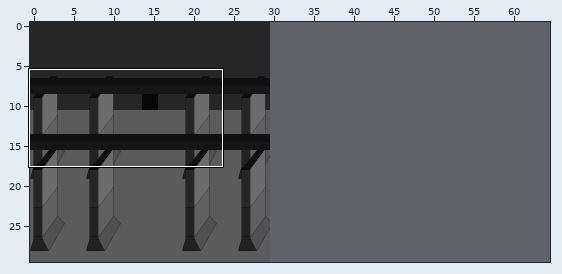
A Tiled map (JSON) gets an edit: assets/maps/largechamber.tmj. The picture above shows the old version from afar; the outline marks the close-up.
Close-up. Before:
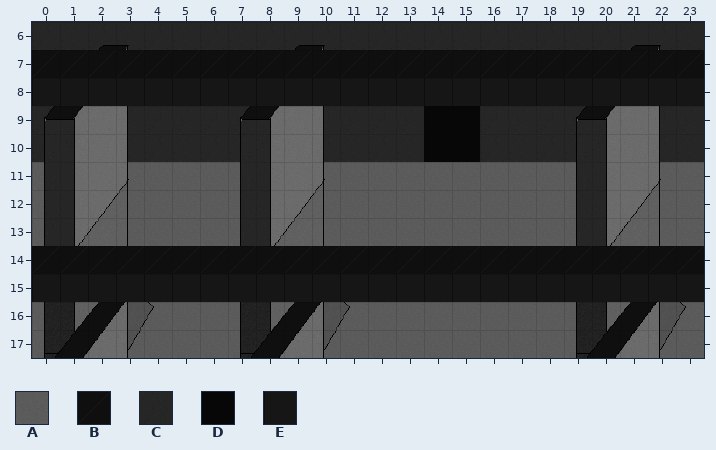
Cells are 32x32 px. Shown: x 0..23, y 6..17. The commit also changed other parts of the map, which this record leaves out. The old version is drawn lined up with the new one.
Key: from "largechamber": A 0, B 4, C 16, D 17, E 20.
_ is an empty cell, # one hidden under a higher layer.
Layers that did not change in this view are not listed.
Layer "ground" before, first column x 0:
 6 ########################
 7 ########################
 8 ########################
 9 ##############DD########
10 ##############DD########
11 A##AAAAA##AAAAAAAAAA##AA
12 A##AAAAA##AAAAAAAAAA##AA
13 A##AAAAA##AAAAAAAAAA##AA
14 ########################
15 ########################
16 A##AAAAA##AAAAAAAAAA##AA
17 A##AAAAA##AAAAAAAAAA##AA
Layer "behind" before, first column x 0:
 6 CCCCCCCCCCCCCCCCCCCCCCCC
 7 ########################
 8 ##############__########
 9 C##CCCCC##CCCC__CCCC##CC
10 C##CCCCC##CCCC__CCCC##CC
11 ________________________
12 ________________________
13 ________________________
14 ________________________
15 ________________________
16 ________________________
17 ________________________
Layer "Tile Layer 10" before, first column x 0:
 6 ________________________
 7 BBBBBBBBBBBBBBBBBBBBBBBB
 8 EEEEEEEEEEEEEEEEEEEEEEEE
 9 ________________________
10 ________________________
11 ________________________
12 ________________________
13 ________________________
14 BBBBBBBBBBBBBBBBBBBBBBBB
15 EEEEEEEEEEEEEEEEEEEEEEEE
16 ________________________
17 ________________________
The same view after the edit:
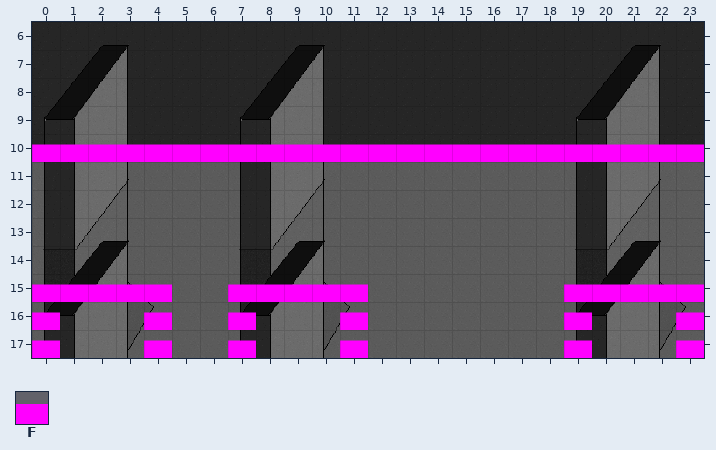
Further tiles: from "largechamber": F 3.
Difference:
map size 30x30 -> 65x30 cells
layer "front" offset 0,64 -> 0,0 px
Layer "ground":
y 9..10: x 14..15 DD -> ##
Layer "behind":
y 8..10: x 14..15 __ -> CC
Layer "Tile Layer 10" (now hidden):
y 7: x 0..23 BBBBBBBBBBBBBBBBBBBBBBBB -> ________________________
y 8: x 0..23 EEEEEEEEEEEEEEEEEEEEEEEE -> ________________________
y 14: x 0..23 BBBBBBBBBBBBBBBBBBBBBBBB -> ________________________
y 15: x 0..23 EEEEEEEEEEEEEEEEEEEEEEEE -> ________________________
Layer "collision":
y 10: x 0..23 ________________________ -> FFFFFFFFFFFFFFFFFFFFFFFF
y 15: x 0..4 _____ -> FFFFF; x 7..11 _____ -> FFFFF; x 19..23 _____ -> FFFFF
y 16..17: x 0 _ -> F; x 4 _ -> F; x 7 _ -> F; x 11 _ -> F; x 19 _ -> F; x 23 _ -> F
